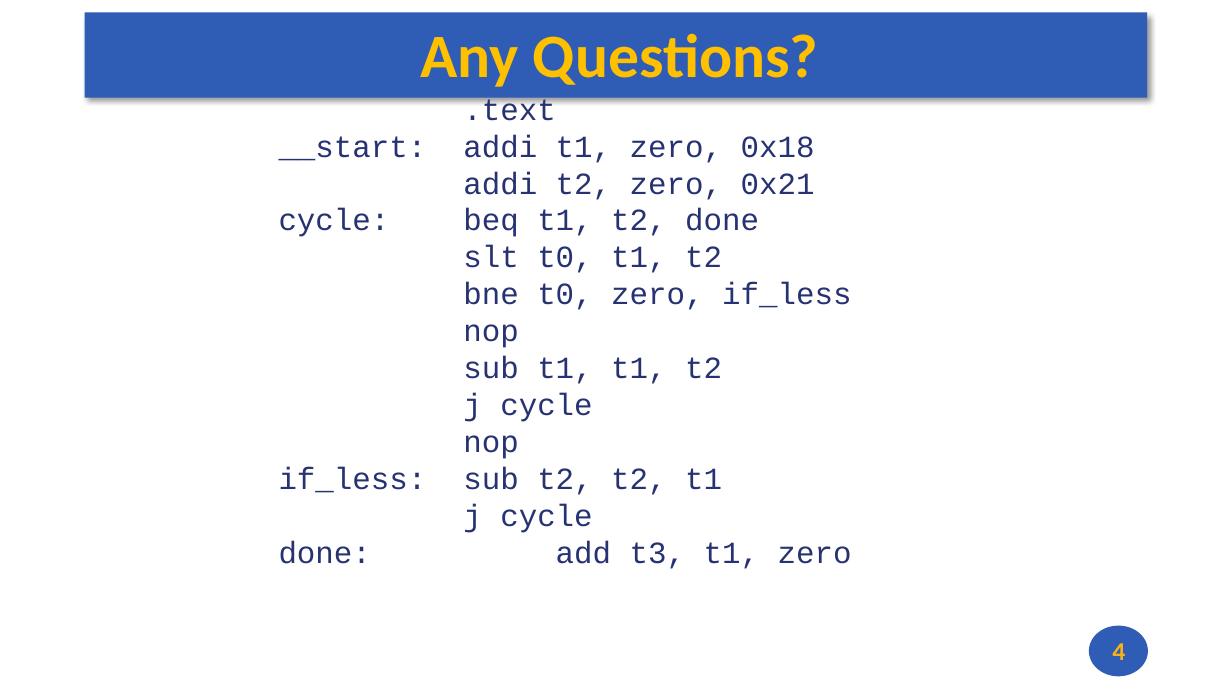
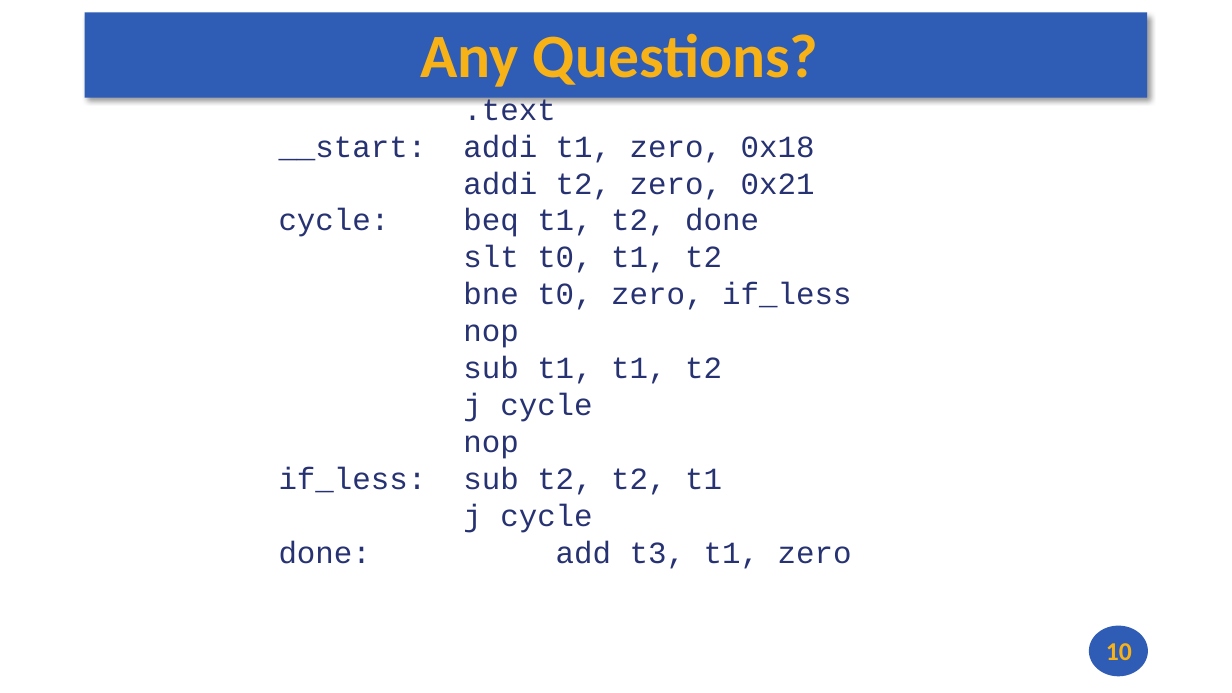
Before and after one commit to andrewt0301/hse-acos-course, a slide deck: slide 10 of docs/part1ca/09_FP/CA_Lecture_09.pptx (slide 4 before the commit). Drawn at 1232x693 pixels with LibreOffice and Linux fonts; fonts in the diff are those of the drawing. Boxes give left, top, right and bottom in pixels: in the first picture for what was removed or moved away, otherwise in the second. Text is boxed around its words. In the diff, an @@ line names an element or a change of style, - is before the commit and + after.

```diff
--- a/docs/part1ca/09_FP/CA_Lecture_09.pptx
+++ b/docs/part1ca/09_FP/CA_Lecture_09.pptx
@@ title "Any Questions?" at (421, 33, 818, 87): text colour #FFC000 to #F7B217 @@
@@ page number at (1106, 643, 1132, 660): text changed @@
-4
+10
```
Also in this commit, not shown: 1 other slide changed, 6 slides added, 2 other files.
